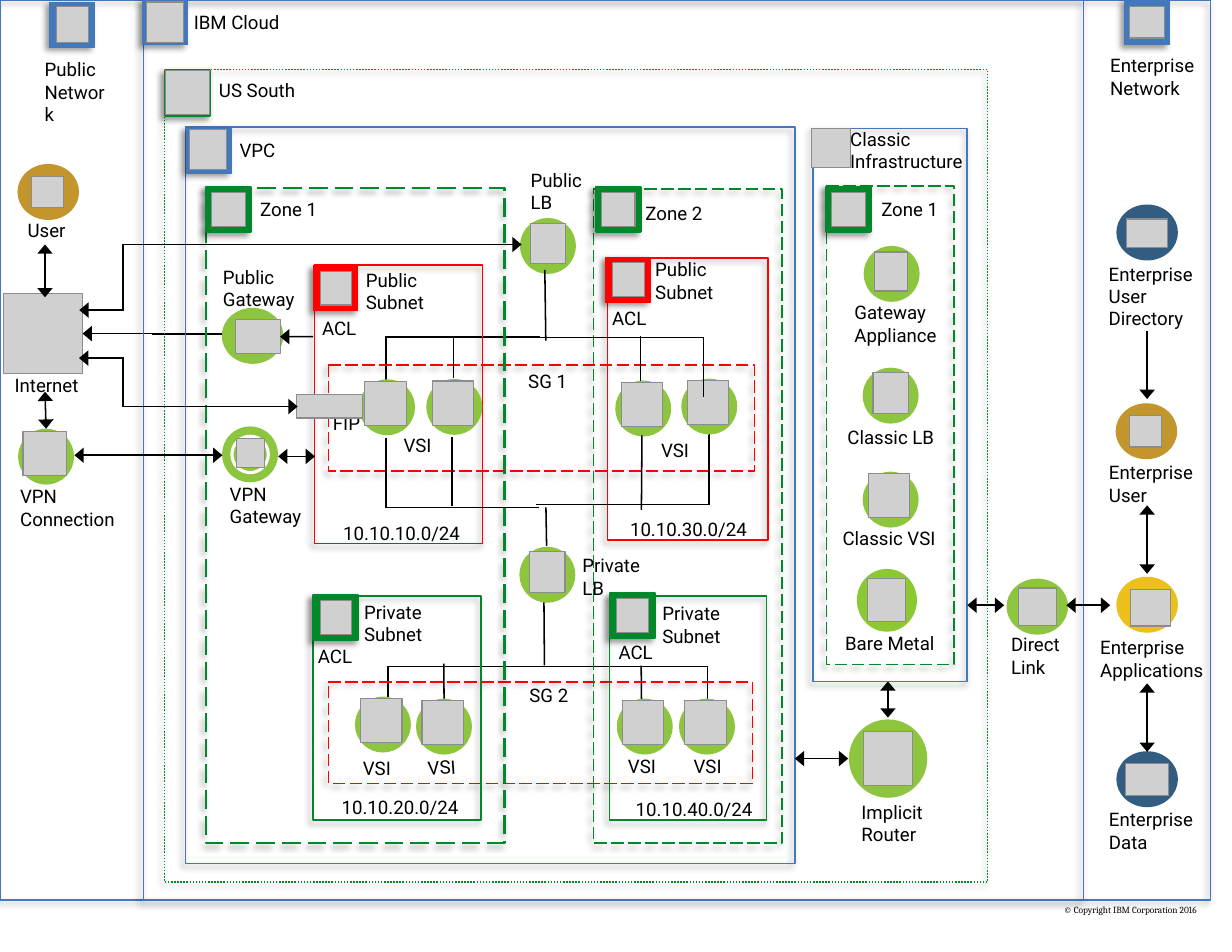
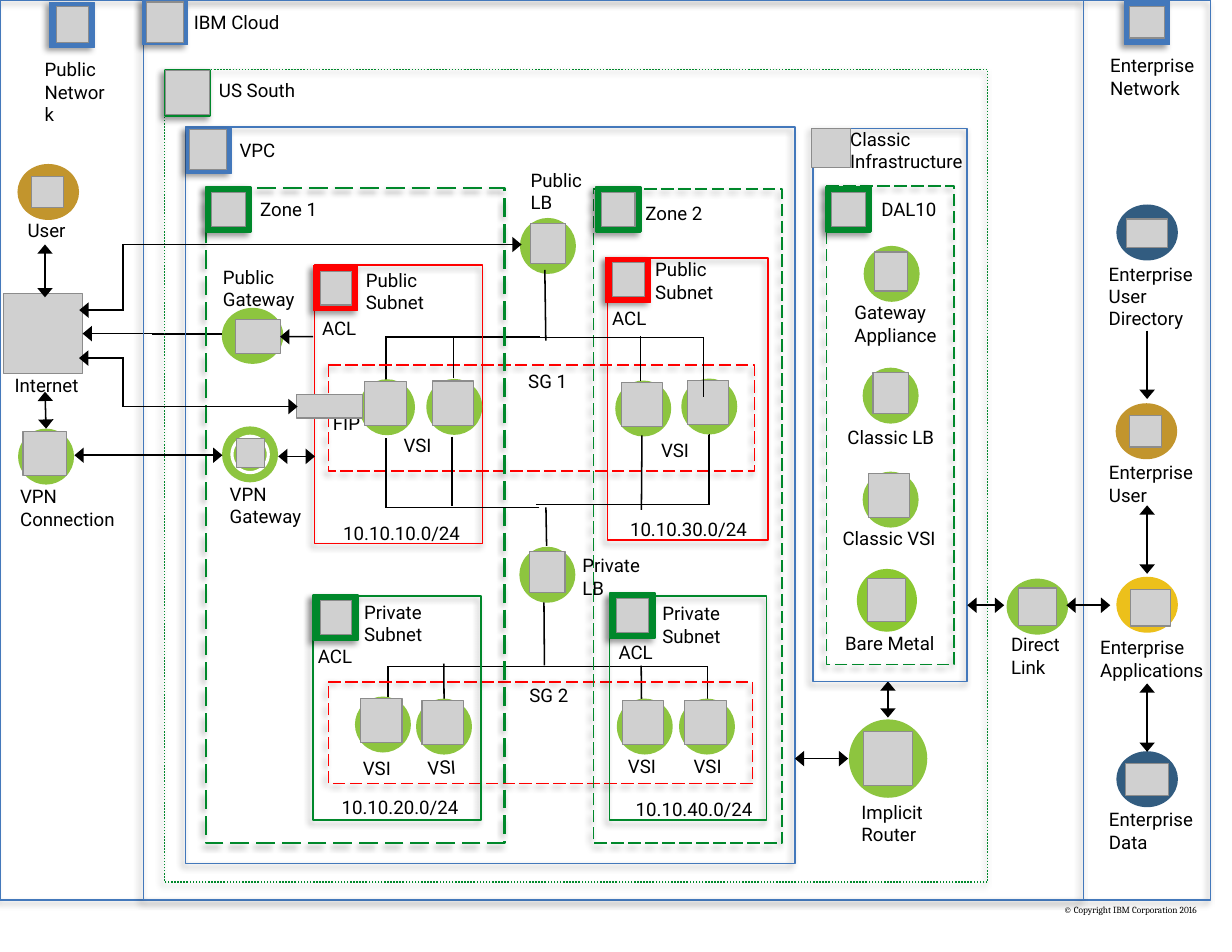
Before and after one commit to ibm-cloud-architecture/ibm-cloud-stencils, a slide deck: slide 2 of powerpoint/templates/VirtualPrivateCloudEditablePPT.pptx. Drawn at 1232x952 pixels with LibreOffice and Linux fonts; fonts in the diff are those of the drawing; grey boxes stand for pictures; background and template pictures are left out. Boxes give left, top, right and bottom in pixels: in the first picture for what was removed or moved away, otherwise in the second. Text is boxed around its words. In the diff, an @@ line names an element or a change of style, - is before the commit and + after.

```diff
--- a/powerpoint/templates/VirtualPrivateCloudEditablePPT.pptx
+++ b/powerpoint/templates/VirtualPrivateCloudEditablePPT.pptx
@@ text at [881,202,936,216]: text changed @@
-Zone 1
+DAL10
```
Also in this commit, not shown: 1 other file.
